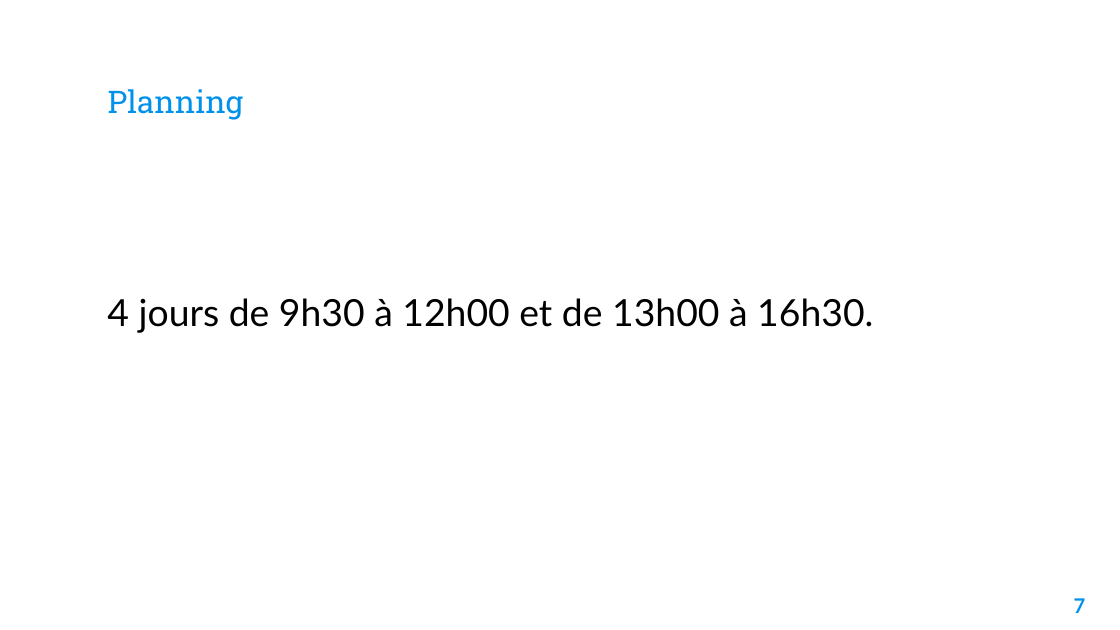
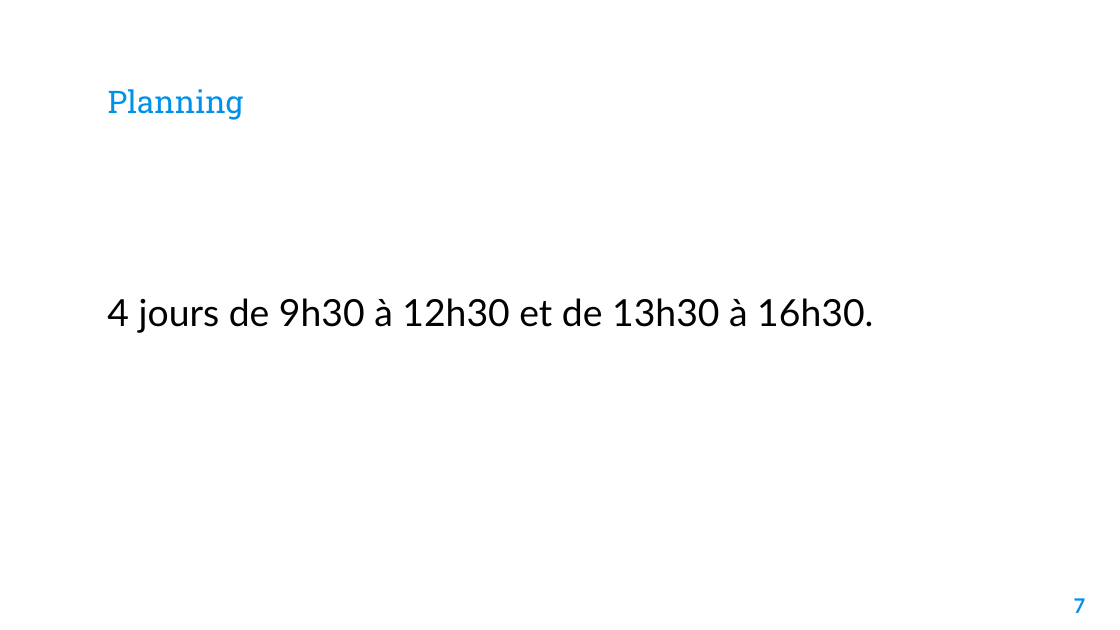
Before and after one commit to Fully-san/PythonSoftwareDevelopment, a slide deck: slide 8 of Supports/Python Software Development.pptx. Drawn at 1120x630 pixels with LibreOffice and Linux fonts; fonts in the diff are those of the drawing; background and template pictures are left out. Boxes give left, top, right and bottom in pixels: in the first picture for what was removed or moved away, otherwise in the second. Text is boxed around its words. In the diff, an @@ line names an element or a change of style, - is before the commit and + after.

```diff
--- a/Supports/Python Software Development.pptx
+++ b/Supports/Python Software Development.pptx
@@ text at (107, 298, 873, 333): text changed @@
-4 jours de 9h30 à 12h00 et de 13h00 à 16h30.
+4 jours de 9h30 à 12h30 et de 13h30 à 16h30.
```
Also in this commit, not shown: 6 other files.
